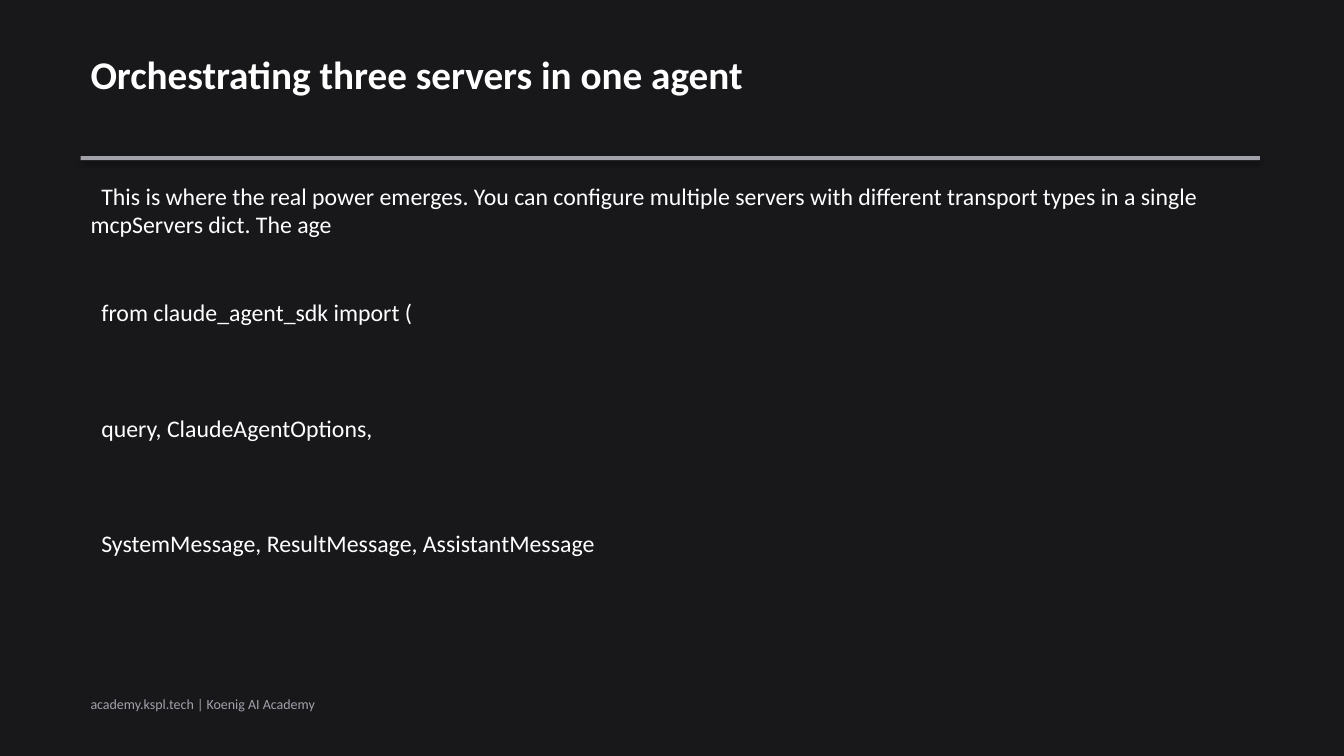
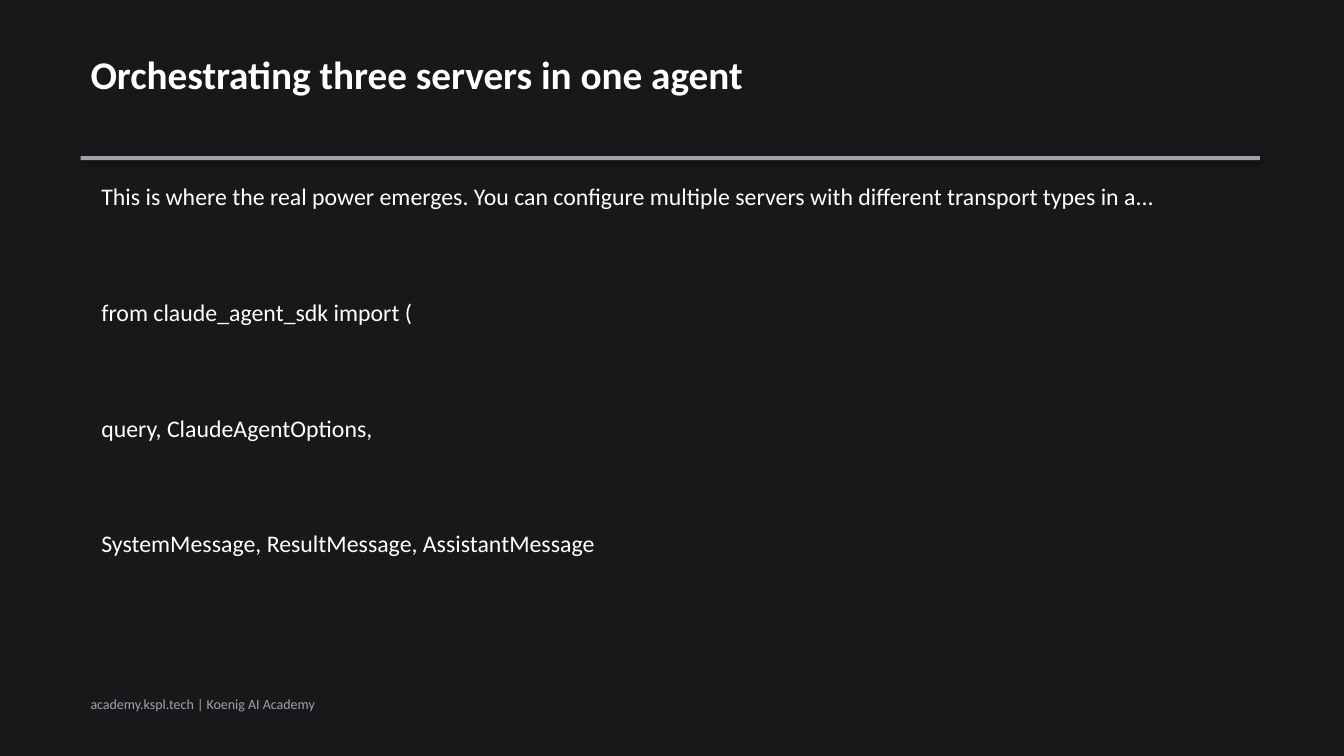
Before and after one commit to Koenig-Solutions-Private-Limited/koenig-ai-org, a slide deck: slide 5 of vault/courses/production-agents-claude-agent-sdk-mcp-connector/ch03-slides.pptx. Drawn at 1344x756 pixels with LibreOffice and Linux fonts; fonts in the diff are those of the drawing. Boxes give left, top, right and bottom in pixels: in the first picture for what was removed or moved away, otherwise in the second. Text is boxed around its words. In the diff, an @@ line names an element or a change of style, - is before the commit and + after.

```diff
--- a/vault/courses/production-agents-claude-agent-sdk-mcp-connector/ch03-slides.pptx
+++ b/vault/courses/production-agents-claude-agent-sdk-mcp-connector/ch03-slides.pptx
@@ text at (101, 188, 1153, 209): text changed @@
-This is where the real power emerges. You can configure multiple servers with different transport types in a single mcpServers dict. The age
+This is where the real power emerges. You can configure multiple servers with different transport types in a...
```
Also in this commit, not shown: 4 other slides changed, 6 other files.
